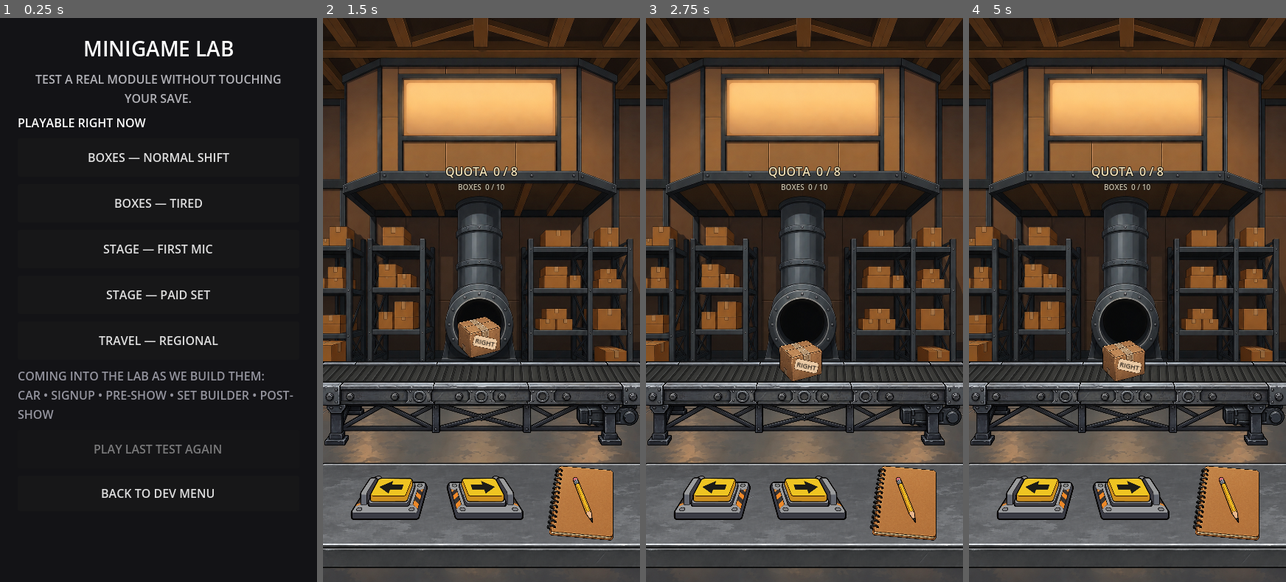
Above: before the commit, frames 1-4 (left to right).
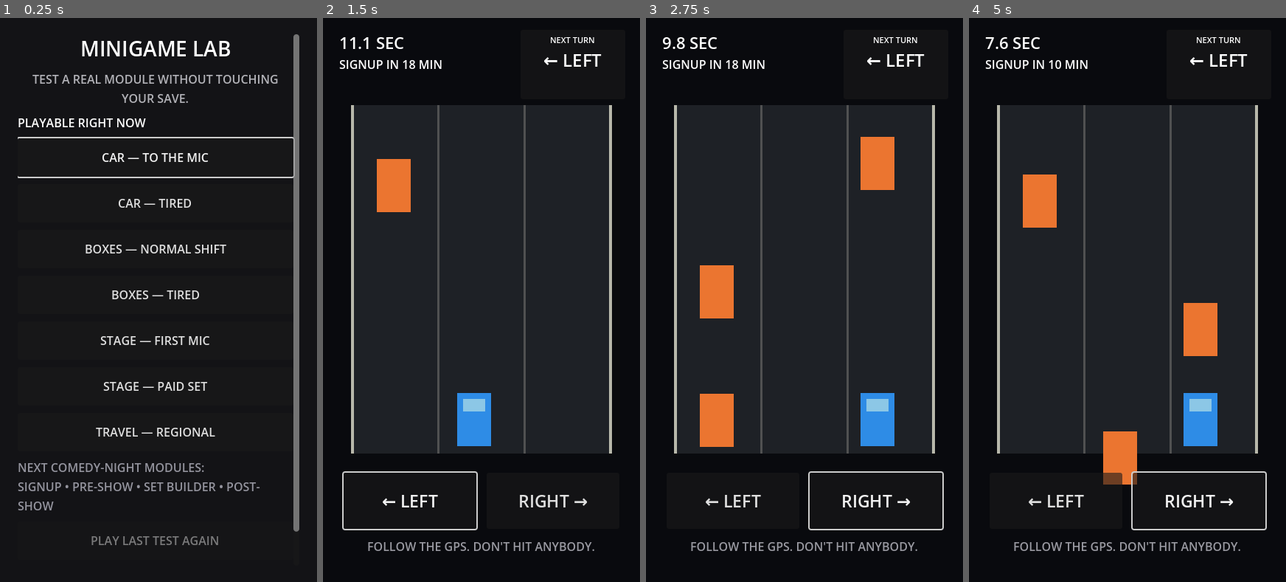
Above: after the commit, the same moments.

Repository: patrickcallahancomedy/comedian
Game: Godot game, scene res://scenes/core/minigame_lab_menu.tscn
The game is run twice, just before and just after one commit, with the same random seed, the same clock (stepped at 60 frames per second) and the same inputs. This scene is started directly instead of the project's main scene.
Inputs (mouse positions are in pixels of both pictures, inside the frame that each line leads up to):
- Up to frame 1 (0.25 s): no input
- Up to frame 2 (1.5 s): click (478, 159) at 0.5 s, where only the run after the commit has a clickable "CAR — TO THE MIC"; click (481, 305) at 1.25 s, where only the run before the commit has a clickable "START SHIFT"
- Up to frame 3 (2.75 s): tap Enter (ui_accept) at 2, 2.27 s; move the mouse to (874, 271) at 2.02 s; hold Right from 2.03 s (still down); click (874, 271) at 2.17 s
- Up to frame 4 (5 s): release Right at 2.75 s; tap Enter (ui_accept) at 2.75, 3.5, 4.25 s; drag from (1064, 328) to (1111, 412) at 2.77 s; move the mouse to (1159, 175) at 3.52 s; hold Right 3.53-4.25 s; drag from (1111, 412) to (1032, 215) at 4.27 s

The runs differ from the first frame. In frame 1, 9.3% of the frame differs, in the area x 5-95%, y 2-94%; in frame 2, 74%; in frame 3, 74%; in frame 4, 75%, in the area x 0-100%, y 0-100%.
Error before the commit: Attempt to call function 'grab_focus' in base 'null instance' on a null instance. (res://scripts/core/minigame_lab_menu.gd:14)

Commit message:
Add Car v0.1 buttons to Minigame Lab

Diff:
--- a/godot/scenes/core/minigame_lab_menu.tscn
+++ b/godot/scenes/core/minigame_lab_menu.tscn
@@ -60,6 +60,16 @@
 text = "PLAYABLE RIGHT NOW"
 theme_override_font_sizes/font_size = 16
 
+[node name="CarToMicButton" type="Button" parent="Background/Margin/Scroll/Layout"]
+custom_minimum_size = Vector2(0, 52)
+layout_mode = 2
+text = "CAR — TO THE MIC"
+
+[node name="CarTiredButton" type="Button" parent="Background/Margin/Scroll/Layout"]
+custom_minimum_size = Vector2(0, 52)
+layout_mode = 2
+text = "CAR — TIRED"
+
 [node name="BoxesNormalButton" type="Button" parent="Background/Margin/Scroll/Layout"]
 custom_minimum_size = Vector2(0, 52)
 layout_mode = 2
@@ -87,7 +97,7 @@
 
 [node name="ComingNextLabel" type="Label" parent="Background/Margin/Scroll/Layout"]
 layout_mode = 2
-text = "COMING INTO THE LAB AS WE BUILD THEM:\nCAR • SIGNUP • PRE-SHOW • SET BUILDER • POST-SHOW"
+text = "NEXT COMEDY-NIGHT MODULES:\nSIGNUP • PRE-SHOW • SET BUILDER • POST-SHOW"
 autowrap_mode = 2
 theme_override_colors/font_color = Color(0.58, 0.58, 0.62, 1)
 
@@ -116,6 +126,8 @@
 layout_mode = 2
 text = "BACK TO DEV MENU"
 
+[connection signal="pressed" from="Background/Margin/Scroll/Layout/CarToMicButton" to="." method="_on_car_to_mic_button_pressed"]
+[connection signal="pressed" from="Background/Margin/Scroll/Layout/CarTiredButton" to="." method="_on_car_tired_button_pressed"]
 [connection signal="pressed" from="Background/Margin/Scroll/Layout/BoxesNormalButton" to="." method="_on_boxes_normal_button_pressed"]
 [connection signal="pressed" from="Background/Margin/Scroll/Layout/BoxesTiredButton" to="." method="_on_boxes_tired_button_pressed"]
 [connection signal="pressed" from="Background/Margin/Scroll/Layout/StageFirstMicButton" to="." method="_on_stage_first_mic_button_pressed"]
